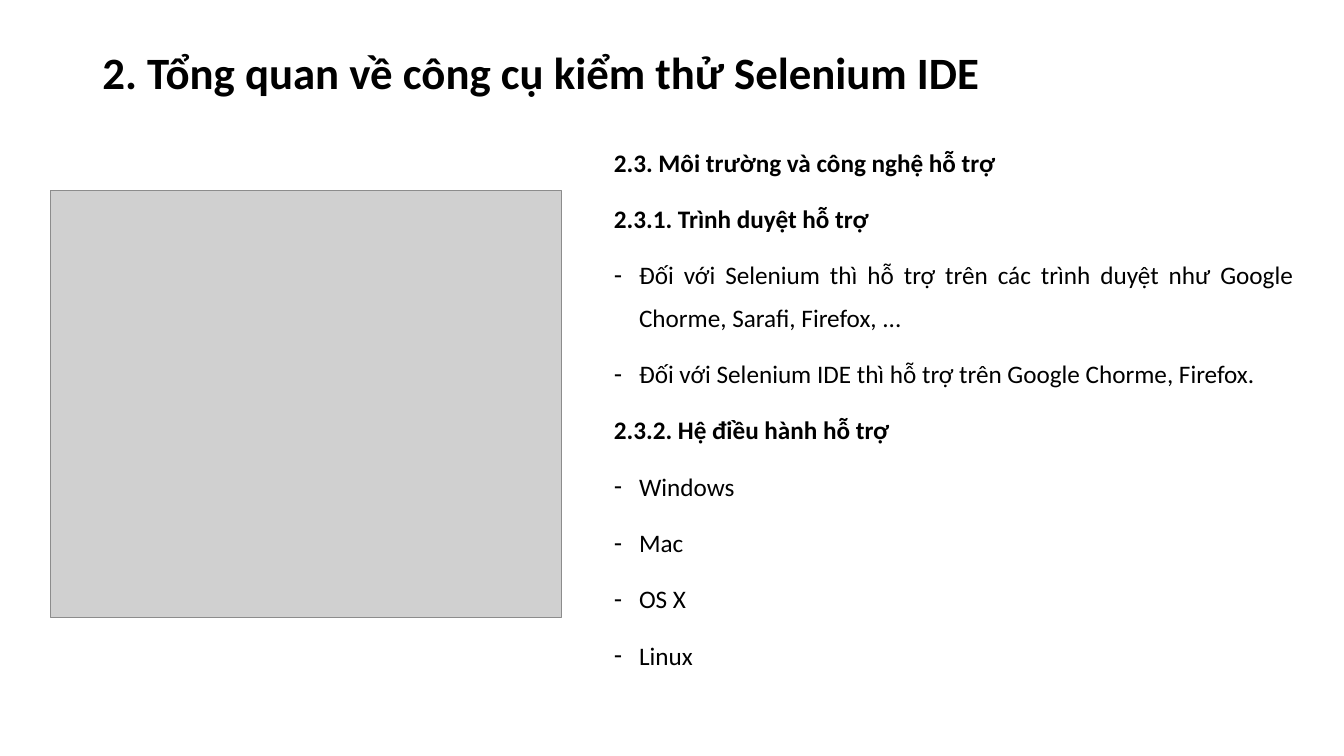
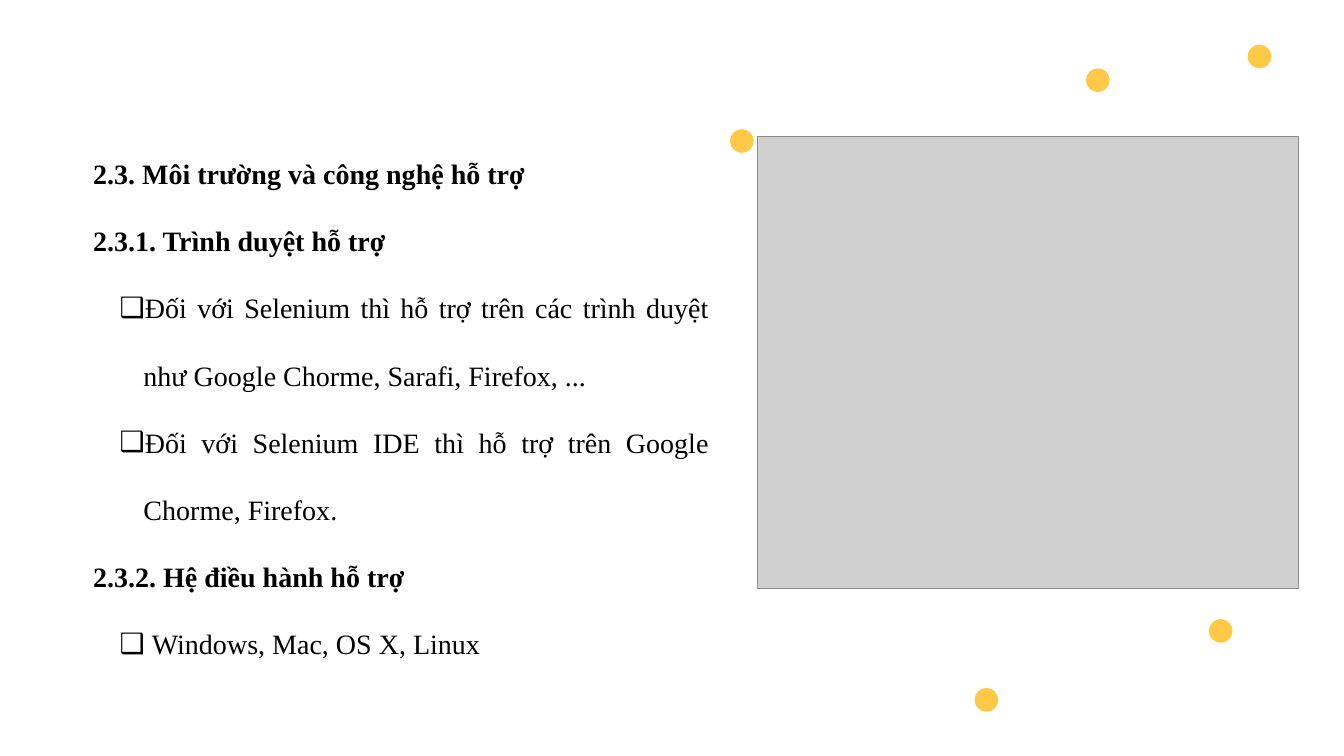
Before and after one commit to HoangNamBN/Tester, a slide deck: slide 7 of silde/SeleniumIDE.pptx (slide 6 before the commit). Drawn at 1344x756 pixels with LibreOffice and Linux fonts; fonts in the diff are those of the drawing; grey boxes stand for pictures. Boxes give left, top, right and bottom in pixels: in the first picture for what was removed or moved away, otherwise in the second. Text is boxed around its words. In the diff, an @@ line names an element or a change of style, - is before the commit and + after.

```diff
--- a/silde/SeleniumIDE.pptx
+++ b/silde/SeleniumIDE.pptx
@@ title removed at (x1=102, y1=54, x2=979, y2=97) @@
-2. Tổng quan về công cụ kiểm thử Selenium IDE
@@ freeform shape added at (x1=1247, y1=43, x2=1272, y2=69), fill #FFC947 @@
@@ freeform shape added at (x1=1086, y1=68, x2=1111, y2=93), fill #FFC947 @@
@@ text "2.3. Môi trường và công ..." moved from (x1=614, y1=151, x2=1293, y2=665) to (x1=93, y1=162, x2=708, y2=658) @@
@@ freeform shape added at (x1=729, y1=128, x2=754, y2=153), fill #FFC947 @@
@@ picture resized from (x1=50, y1=191, x2=562, y2=617) to (x1=757, y1=137, x2=1299, y2=589) @@
@@ text at (x1=93, y1=162, x2=708, y2=593): size 18 to 20 pt, font Calibri to Times New Roman; line spacing 1.4 to 2; less space between paragraphs; bullet - to ❑; list level 1 to 2 in "Đối với Selenium thì hỗ ..."; list level 1 to 2 in "Đối với Selenium IDE thì ..." @@
@@ freeform shape added at (x1=1208, y1=618, x2=1233, y2=643), fill #FFC947 @@
@@ text at (x1=152, y1=634, x2=480, y2=658): text changed; size 18 to 20 pt; font Calibri to Times New Roman @@
-– Windows
-– Mac
-– OS X
-– Linux
+  ❑ Windows, Mac, OS X, Linux
@@ freeform shape added at (x1=974, y1=688, x2=999, y2=713), fill #FFC947 @@
```
Also in this commit, not shown: 5 other slides changed, 9 slides added, 6 other files.
